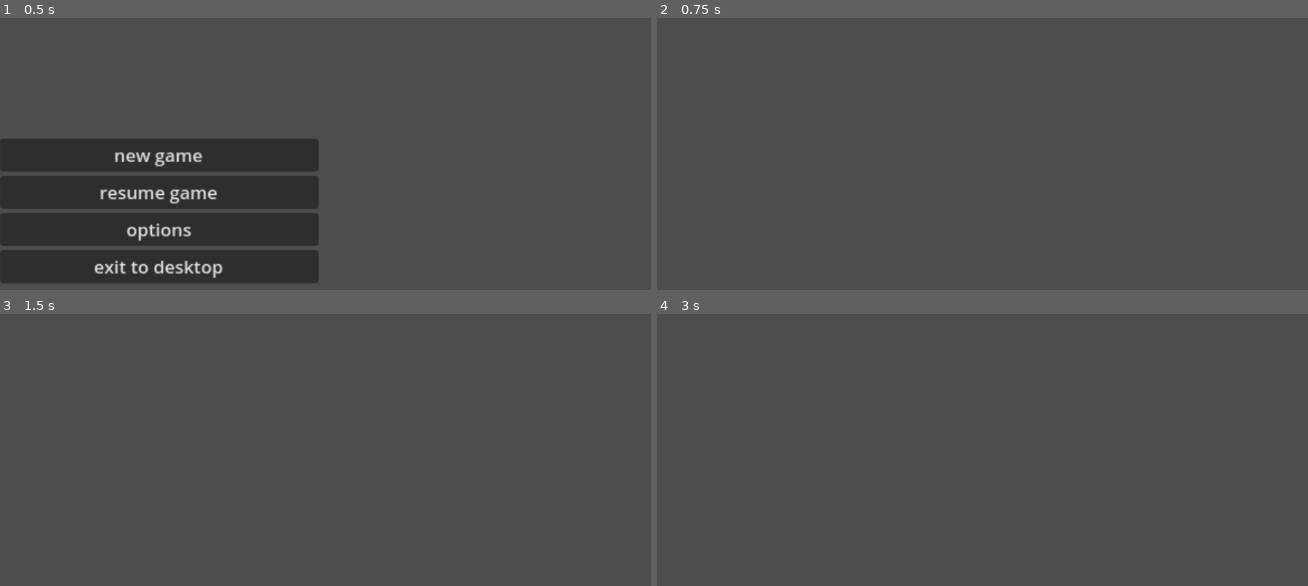
Above: before the commit, frames 1-4 (two rows, left to right).
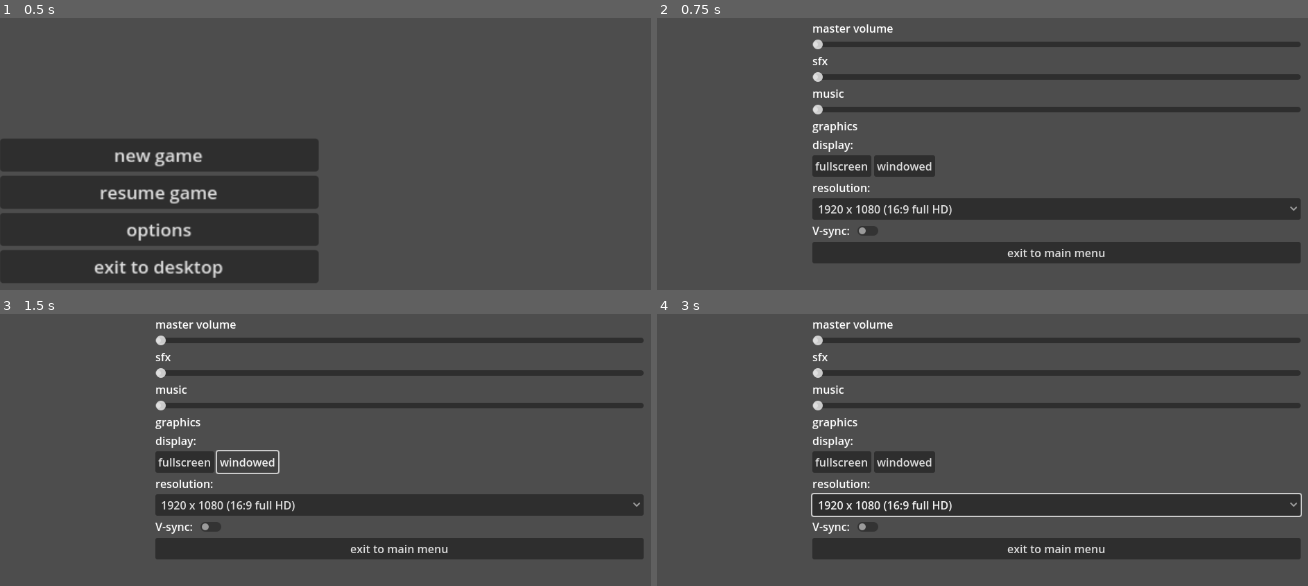
Above: after the commit, the same moments.

Repository: ChristopherZinati/memefight-tactics
Game: Godot game, scene res://menus/main_menu.tscn
Same seed, same stepped clock (60 frames per second), same inputs: the game is played once before the commit and once after it.
Inputs (mouse positions are in pixels of both pictures, inside the frame that each line leads up to):
- Up to frame 1 (0.5 s): no input
- Up to frame 2 (0.75 s): click "options" at 0.5 s
- Up to frame 3 (1.5 s): click (247, 460) at 1.25 s, where only the run after the commit has a clickable "windowed"
- Up to frame 4 (3 s): click (1054, 504) at 2 s, where only the run after the commit has a clickable "1920 x 1080 (16:9 full HD)"; click (865, 526) at 2.77 s

Frame 1 is identical in both runs. In frame 2, 18% of the frame differs, in the area x 23-99%, y 2-91%; in frame 3, 18%; in frame 4, 18%, in the area x 23-100%, y 2-91%.

Commit message:
added game settings menu and script
ik this is on the main branch lol forgot to open a new one

Diff:
--- /dev/null
+++ b/default_bus_layout.tres
@@ -0,0 +1,15 @@
+[gd_resource type="AudioBusLayout" format=3 uid="uid://hjb1ss1u6fsv"]
+
+[resource]
+bus/1/name = &"SFX"
+bus/1/solo = false
+bus/1/mute = false
+bus/1/bypass_fx = false
+bus/1/volume_db = 0.0
+bus/1/send = &"Master"
+bus/2/name = &"Music"
+bus/2/solo = false
+bus/2/mute = false
+bus/2/bypass_fx = false
+bus/2/volume_db = 0.0
+bus/2/send = &"Master"
--- /dev/null
+++ b/menus/game_options.gd
@@ -0,0 +1,57 @@
+extends Control
+
+
+# Called when the node enters the scene tree for the first time.
+func _ready() -> void:
+	pass # Replace with function body.
+
+
+# Called every frame. 'delta' is the elapsed time since the previous frame.
+func _process(delta: float) -> void:
+	pass
+
+#there are 3 audio buses: Master, SFX, and music
+func _on_master_volume_value_changed(value: float) -> void:
+	var bus_index = AudioServer.get_bus_index("Master")
+	AudioServer.set_bus_volume_db(bus_index, linear_to_db(value))
+
+
+func _on_sfx_volume_value_changed(value: float) -> void:
+	var bus_index = AudioServer.get_bus_index("SFX")
+	AudioServer.set_bus_volume_db(bus_index, linear_to_db(value))
+
+
+func _on_music_volume_value_changed(value: float) -> void:
+	var bus_index = AudioServer.get_bus_index("Music")
+	AudioServer.set_bus_volume_db(bus_index, linear_to_db(value))
+
+
+func _on_fullscreen_option_pressed() -> void:
+	DisplayServer.window_set_mode(DisplayServer.WINDOW_MODE_FULLSCREEN) #toggles fullscreen
+
+
+func _on_windowed_option_pressed() -> void:
+	DisplayServer.window_set_mode(DisplayServer.WINDOW_MODE_WINDOWED) #toggles windowed
+
+
+func _on_resolution_options_item_selected(index: int) -> void:
+	match index:
+		0:
+			DisplayServer.window_set_size(Vector2i(1920, 1080))
+		1:
+			DisplayServer.window_set_size(Vector2i(1280, 720))
+		2:
+			DisplayServer.window_set_size(Vector2i(800, 600))
+		_:
+			return
+
+
+func _on_enable_v_sync_toggled(toggled_on: bool) -> void:
+	if toggled_on:
+		DisplayServer.VSYNC_ENABLED
+	else:
+		DisplayServer.VSYNC_DISABLED
+
+
+func _on_exit_to_menu_pressed() -> void:
+	get_tree().change_scene_to_file("res://menus/main_menu.tscn")
--- a/menus/game_options.tscn
+++ b/menus/game_options.tscn
@@ -1,4 +1,6 @@
-[gd_scene format=3 uid="uid://vlxp16yf6ots"]
+[gd_scene load_steps=2 format=3 uid="uid://vlxp16yf6ots"]
+
+[ext_resource type="Script" path="res://menus/game_options.gd" id="1_t5efr"]
 
 [node name="GameOptions" type="Control"]
 layout_mode = 3
@@ -7,3 +9,109 @@
 anchor_bottom = 1.0
 grow_horizontal = 2
 grow_vertical = 2
+script = ExtResource("1_t5efr")
+
+[node name="VBoxContainer" type="VBoxContainer" parent="."]
+layout_mode = 1
+anchors_preset = 8
+anchor_left = 0.5
+anchor_top = 0.5
+anchor_right = 0.5
+anchor_bottom = 0.5
+offset_left = -352.0
+offset_top = -292.0
+offset_right = 352.0
+offset_bottom = 124.0
+grow_horizontal = 2
+grow_vertical = 2
+
+[node name="Label1" type="Label" parent="VBoxContainer"]
+layout_mode = 2
+text = "master volume"
+
+[node name="masterVolume" type="HSlider" parent="VBoxContainer"]
+layout_mode = 2
+max_value = 1.0
+step = 0.01
+
+[node name="Label2" type="Label" parent="VBoxContainer"]
+layout_mode = 2
+text = "sfx
+"
+
+[node name="sfxVolume" type="HSlider" parent="VBoxContainer"]
+layout_mode = 2
+max_value = 1.0
+step = 0.01
+
+[node name="Label3" type="Label" parent="VBoxContainer"]
+layout_mode = 2
+text = "music
+"
+
+[node name="musicVolume" type="HSlider" parent="VBoxContainer"]
+layout_mode = 2
+max_value = 1.0
+step = 0.01
+
+[node name="Label4" type="Label" parent="VBoxContainer"]
+layout_mode = 2
+text = "graphics"
+
+[node name="Label5" type="Label" parent="VBoxContainer"]
+layout_mode = 2
+text = "display:
+"
+
+[node name="HBoxContainer" type="HBoxContainer" parent="VBoxContainer"]
+layout_mode = 2
+
+[node name="fullscreenOption" type="Button" parent="VBoxContainer/HBoxContainer"]
+layout_mode = 2
+text = "fullscreen
+"
+
+[node name="windowedOption" type="Button" parent="VBoxContainer/HBoxContainer"]
+layout_mode = 2
+text = "windowed"
+
+[node name="Label6" type="Label" parent="VBoxContainer"]
+layout_mode = 2
+text = "resolution:
+"
+
+[node name="resolutionOptions" type="OptionButton" parent="VBoxContainer"]
+layout_mode = 2
+selected = 0
+item_count = 3
+popup/item_0/text = "1920 x 1080 (16:9 full HD)"
+popup/item_0/id = 1
+popup/item_1/text = "1280 x 720 (16:9)"
+popup/item_1/id = 2
+popup/item_2/text = "800 x 600 (4:3)"
+popup/item_2/id = 3
+
+[node name="HBoxContainer2" type="HBoxContainer" parent="VBoxContainer"]
+layout_mode = 2
+
+[node name="Label" type="Label" parent="VBoxContainer/HBoxContainer2"]
+layout_mode = 2
+text = "V-sync:"
+
+[node name="enableVSync" type="CheckButton" parent="VBoxContainer/HBoxContainer2"]
+layout_mode = 2
+tooltip_text = "enabling V-sync will sync the rate of frame generation with your monitor's refresh rate"
+
+[node name="exitToMenu" type="Button" parent="VBoxContainer"]
+layout_mode = 2
+text = "exit to main menu
+"
+
+[connection signal="value_changed" from="VBoxContainer/masterVolume" to="." method="_on_master_volume_value_changed"]
+[connection signal="value_changed" from="VBoxContainer/sfxVolume" to="." method="_on_sfx_volume_value_changed"]
+[connection signal="value_changed" from="VBoxContainer/musicVolume" to="." method="_on_music_volume_value_changed"]
+[connection signal="pressed" from="VBoxContainer/HBoxContainer/fullscreenOption" to="." method="_on_fullscreen_option_pressed"]
+[connection signal="pressed" from="VBoxContainer/HBoxContainer/windowedOption" to="." method="_on_windowed_option_pressed"]
+[connection signal="item_selected" from="VBoxContainer/resolutionOptions" to="." method="_on_resolution_options_item_selected"]
+[connection signal="toggled" from="VBoxContainer/HBoxContainer2/enableVSync" to="." method="_on_enable_v_sync_toggled"]
+[connection signal="pressed" from="VBoxContainer/exitToMenu" to="." method="_on_exit_to_menu_pressed"]
